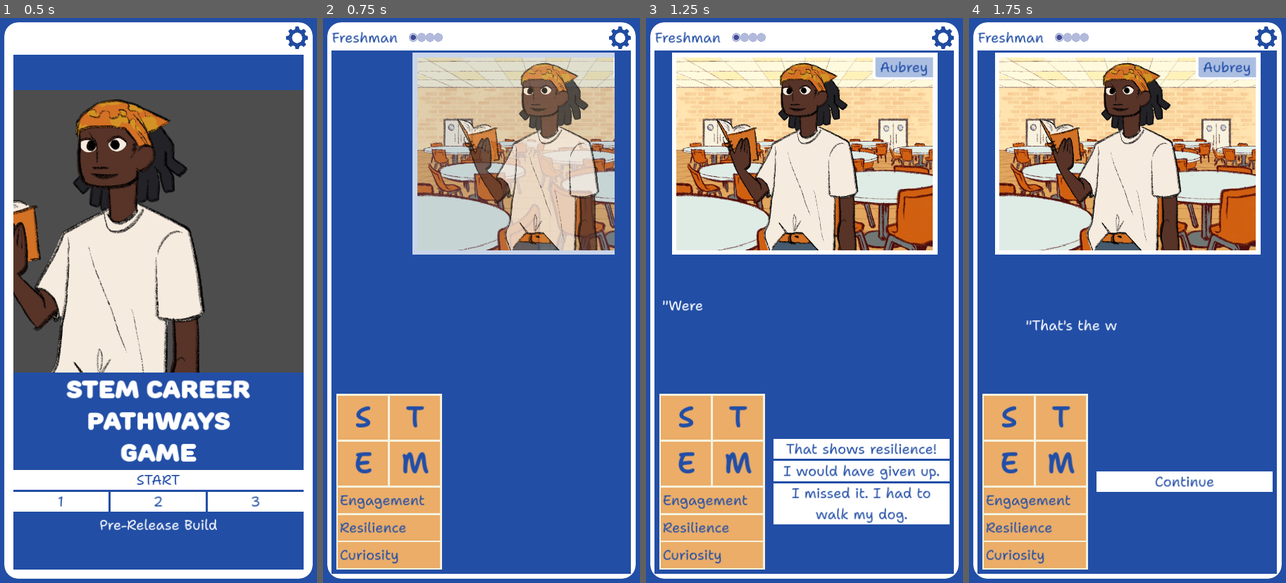
Above: before the commit, frames 1-4 (left to right).
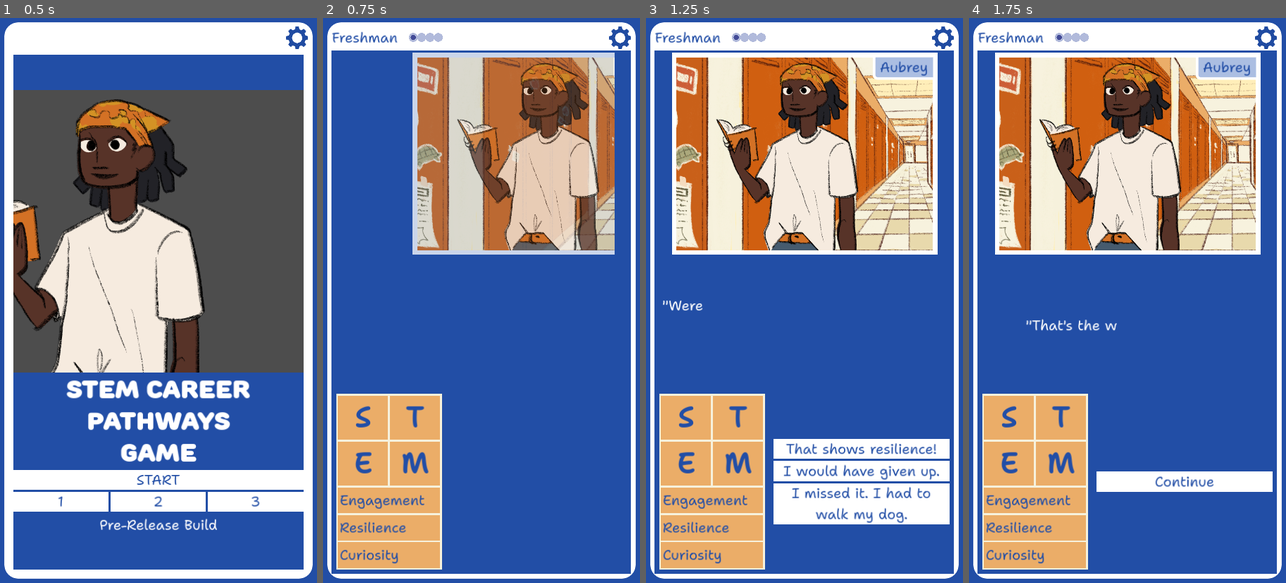
Above: after the commit, the same moments.

Repository: stem-career-paths/game
Game: Godot game, scene res://ui/screen.tscn
The game is run twice, just before and just after one commit, with the same random seed, the same clock (stepped at 60 frames per second) and the same inputs. The engine's default icon, where the game draws it, is replaced by a stand-in: a white triangle on a blue panel in a dark square.
Inputs (mouse positions are in pixels of both pictures, inside the frame that each line leads up to):
- Up to frame 1 (0.5 s): no input
- Up to frame 2 (0.75 s): click (481, 481) at 0.52 s
- Up to frame 3 (1.25 s): no input
- Up to frame 4 (1.75 s): click (1184, 447) at 1.27 s

Frame 1 is identical in both runs. In frame 2, 13% of the frame differs, in the area x 29-92%, y 7-42%; in frame 3, 15%, in the area x 9-91%, y 7-42%; in frame 4, 15%.

Commit message:
Add the courtyard location

Diff:
--- a/project/locations/game_map.gd
+++ b/project/locations/game_map.gd
@@ -5,6 +5,7 @@
 	"res://locations/classroom.png",
 	"res://locations/hallway.png",
 	"res://locations/lunchroom.png",
+	"res://locations/courtyard.png",
 ]
 
 ## Maps location names to their textures.
--- a/project/story/rpg/conflict.gd
+++ b/project/story/rpg/conflict.gd
@@ -8,6 +8,8 @@
 ]
 
 var npc_name := "Steven"
+
+var location := "hallway"
 
 var options := {
 #	"Forget about it": {
--- a/project/story/starting_stories/bird_banding.gd
+++ b/project/story/starting_stories/bird_banding.gd
@@ -3,6 +3,8 @@
 var text := '"Do you want to go bird banding with me, or should we play some video games?"'
 
 var npc_name := "Hilda"
+
+var location := "courtyard"
 
 var options := {
 	"...Bird what?": {
Binary file added: project/locations/courtyard.png
Not shown, added: project/locations/courtyard.png.import
